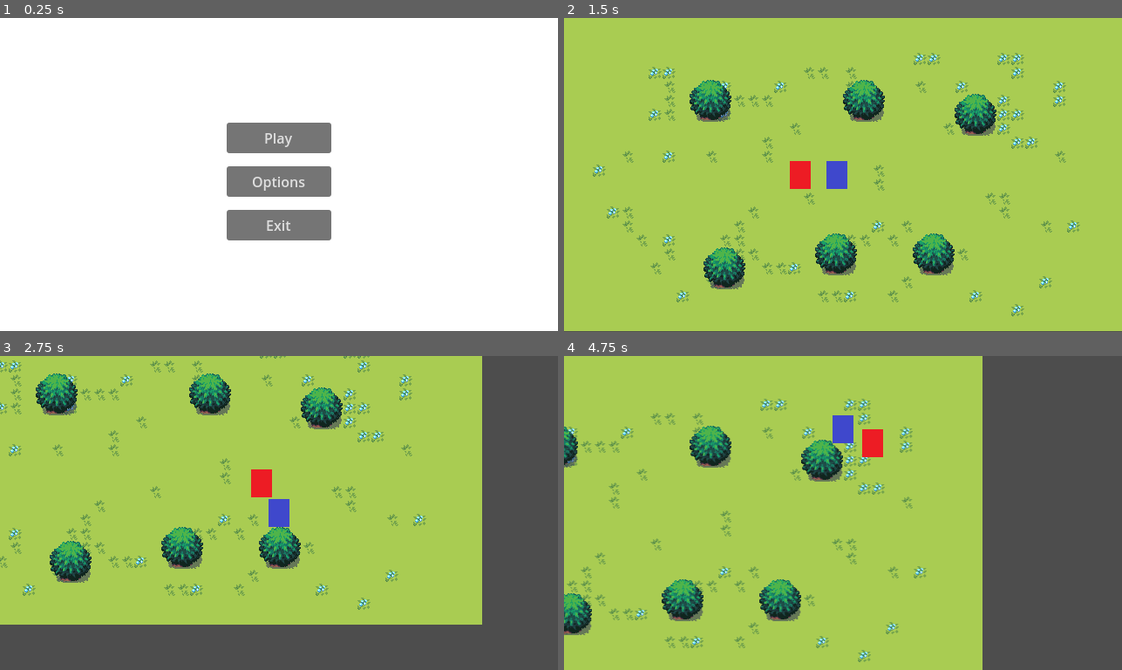
Above: before the commit, frames 1-4 (two rows, left to right).
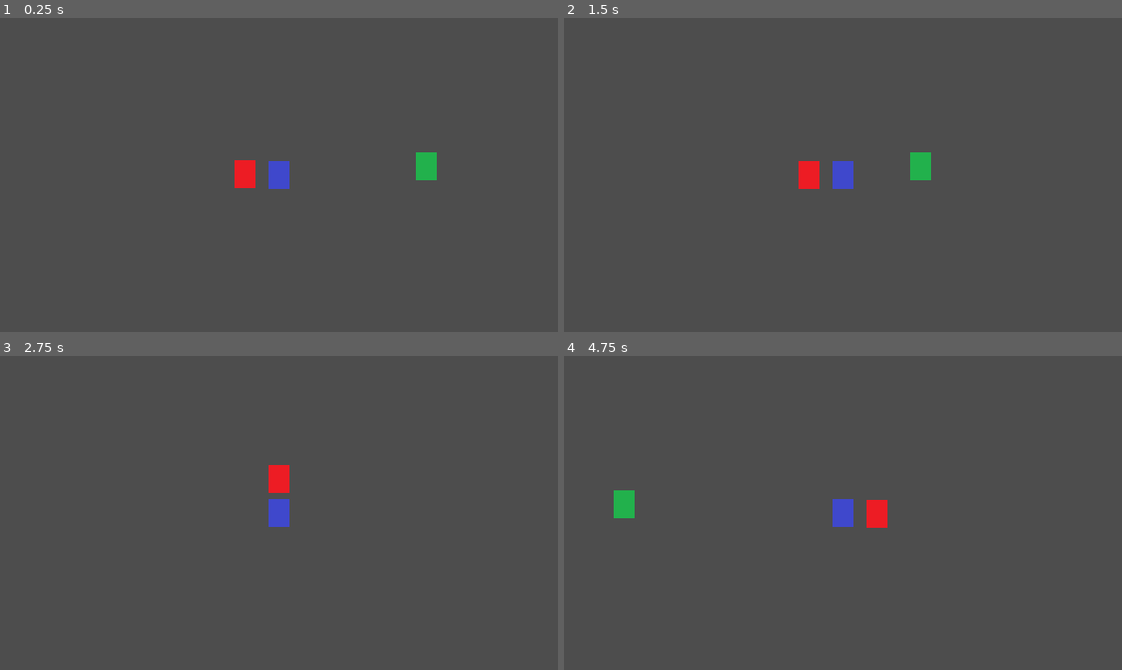
Above: after the commit, the same moments.

Repository: yuval9500/Guido
Game: Godot game, scene res://TestLevel/Scenes/test_NPC.tscn
Two runs of this game, one before a commit and one after it. Both use one fixed random seed, a clock stepped at 60 frames per second and the inputs below. Before the commit the project starts from res://Menu/scenes/menu.tscn.
Inputs (mouse positions are in pixels of both pictures, inside the frame that each line leads up to):
- Up to frame 1 (0.25 s): no input
- Up to frame 2 (1.5 s): click (843, 137) at 0.5 s, where only the run before the commit has a clickable "Play"; tap Enter at 1.25 s; hold Right (right) from 1.28 s (still down); hold E (talk) from 1.28 s (still down)
- Up to frame 3 (2.75 s): release Right (right) at 2.03 s; release E (talk) at 2.03 s; hold Down (down) from 2.03 s (still down); tap E (talk) at 2.1 s
- Up to frame 4 (4.75 s): tap Space at 2.75 s; release Down (down) at 2.78 s; hold Right (right) 2.78-3.53 s; hold E (talk) 2.78-3.53 s; hold Up (up) 3.53-4.28 s; tap E (talk) at 3.6 s; hold Left (left) from 4.28 s (still down); hold E (talk) from 4.28 s (still down)

The runs differ from the first frame. In frame 1, 100% of the frame differs, in the area x 0-100%, y 0-100%; in frame 2, 99%; in frame 3, 74%; in frame 4, 75%.

Commit message:
dialogueUi_V1

Diff:
--- /dev/null
+++ b/DialogueUI/scenes/DialogueUI.tscn
@@ -0,0 +1,82 @@
+[gd_scene load_steps=5 format=3 uid="uid://d0cefv5mkn113"]
+
+[ext_resource type="FontFile" uid="uid://qwrn5esm1jyj" path="res://Fonts/VCR_OSD_MONO_1.001.ttf" id="1_4muq5"]
+[ext_resource type="Script" path="res://DialogueUI/scripts/dialogue_ui.gd" id="1_u0ief"]
+
+[sub_resource type="LabelSettings" id="LabelSettings_alv32"]
+font = ExtResource("1_4muq5")
+font_size = 14
+
+[sub_resource type="LabelSettings" id="LabelSettings_r686y"]
+font = ExtResource("1_4muq5")
+font_size = 14
+
+[node name="DialogueUI" type="Control"]
+layout_mode = 3
+anchors_preset = 15
+anchor_right = 1.0
+anchor_bottom = 1.0
+grow_horizontal = 2
+grow_vertical = 2
+script = ExtResource("1_u0ief")
+
+[node name="nameCon" type="ColorRect" parent="."]
+layout_mode = 1
+anchors_preset = -1
+anchor_top = 0.583333
+anchor_right = 0.223438
+anchor_bottom = 0.663333
+offset_top = 10.0
+offset_bottom = 9.2
+grow_horizontal = 2
+grow_vertical = 2
+color = Color(0.172833, 0.172833, 0.172833, 0.882353)
+metadata/_edit_use_anchors_ = true
+
+[node name="Label" type="Label" parent="nameCon"]
+layout_mode = 1
+anchors_preset = -1
+anchor_left = 0.041958
+anchor_top = 0.0892857
+anchor_right = 0.608392
+anchor_bottom = 0.910714
+text = "Test name"
+label_settings = SubResource("LabelSettings_alv32")
+horizontal_alignment = 1
+vertical_alignment = 1
+metadata/_edit_use_anchors_ = true
+
+[node name="dialogueCon" type="ColorRect" parent="."]
+layout_mode = 1
+anchors_preset = -1
+anchor_left = 0.0015625
+anchor_top = 0.680556
+anchor_right = 1.00156
+anchor_bottom = 0.995222
+offset_left = -1.0
+offset_top = 2.99998
+offset_right = -1.0
+offset_bottom = 4.72
+grow_horizontal = 2
+grow_vertical = 2
+color = Color(0.172833, 0.172833, 0.172833, 0.882353)
+metadata/_edit_use_anchors_ = true
+
+[node name="Label" type="Label" parent="dialogueCon"]
+layout_mode = 1
+anchors_preset = 15
+anchor_right = 1.0
+anchor_bottom = 1.0
+offset_left = 10.0
+offset_top = 5.0
+offset_right = -10.0
+offset_bottom = -5.0
+grow_horizontal = 2
+grow_vertical = 2
+scale = Vector2(1, 1.01709)
+text = "Test Text"
+label_settings = SubResource("LabelSettings_r686y")
+autowrap_mode = 3
+clip_text = true
+text_overrun_behavior = 1
+metadata/_edit_use_anchors_ = true
--- /dev/null
+++ b/DialogueUI/scripts/dialogue_ui.gd
@@ -0,0 +1,6 @@
+extends Control
+
+func startDialogue(nameText ,dialogueText) -> void:
+	self.visible = true
+	$nameCon/Label.text = nameText
+	$dialogueCon/Label.text = dialogueText
--- /dev/null
+++ b/Globals/StoryManager/StoryManager.gd
@@ -0,0 +1 @@
+extends Node
--- a/NPC/Scenes/NPC.tscn
+++ b/NPC/Scenes/NPC.tscn
@@ -1,6 +1,6 @@
 [gd_scene load_steps=4 format=3 uid="uid://ctohr751keohh"]
 
-[ext_resource type="Script" path="res://NPC/Scenes/npc.gd" id="1_31tyr"]
+[ext_resource type="Script" path="res://NPC/Scripts/npc.gd" id="1_31tyr"]
 [ext_resource type="Texture2D" uid="uid://std3tutoij04" path="res://NPC/Sprites/image.png" id="2_c4t24"]
 
 [sub_resource type="CircleShape2D" id="CircleShape2D_0v3t3"]
--- a/NPC/Scenes/npc.gd
+++ /dev/null
@@ -1,18 +0,0 @@
-extends Node2D
-
-var target: Player_Script
-
-func _ready() -> void:
-	target = get_tree().get_root().find_child("Player",true,false)
-
-func _on_area_2d_body_entered(body: Node2D) -> void:
-	print("body entered")
-	if target:
-		target.canInteract = true
-	pass
-
-func _on_area_2d_body_exited(body: Node2D) -> void:
-	print("body exited")
-	if target:
-		target.canInteract = false
-	pass
--- /dev/null
+++ b/NPC/Scripts/npc.gd
@@ -0,0 +1,21 @@
+extends Node2D
+
+var canInteract = false
+
+func _on_area_2d_body_entered(body: Node2D) -> void:
+	print("body entered")
+	canInteract = true
+	pass
+
+func _on_area_2d_body_exited(body: Node2D) -> void:
+	print("body exited")
+	canInteract = false
+	pass
+
+func _input(event: InputEvent) -> void:
+	dialogue(event)
+
+func dialogue(event: InputEvent) -> void:
+	if canInteract and event.is_action_pressed("talk"):
+		$"../Player/DialogueUI".startDialogue("first","second")
+		print("pressed e")
--- a/Player/Scripts/Player_Script.gd
+++ b/Player/Scripts/Player_Script.gd
@@ -6,10 +6,6 @@
 	get:
 		return speed
 
-var canInteract = false:
-	set(value):
-		canInteract = value
-
 func _physics_process(_delta):
 	get_input()
 	move_and_slide()
@@ -17,10 +13,3 @@
 func get_input():
 	var input_direction = Input.get_vector("left", "right", "up", "down")
 	velocity = input_direction * speed
-
-func _input(event: InputEvent) -> void:
-	dialogue(event)
-
-func dialogue(event: InputEvent) -> void:
-	if canInteract and event.is_action_pressed("talk"):
-		print("pressed e")
--- a/StoryManager/scenes/StoryManager.tscn
+++ /dev/null
@@ -1,39 +0,0 @@
-[gd_scene format=3 uid="uid://d0cefv5mkn113"]
-
-[node name="StoryManager" type="Control"]
-layout_mode = 3
-anchors_preset = 15
-anchor_right = 1.0
-anchor_bottom = 1.0
-grow_horizontal = 2
-grow_vertical = 2
-
-[node name="ColorRect" type="ColorRect" parent="."]
-layout_mode = 1
-anchors_preset = -1
-anchor_left = 0.0015625
-anchor_top = 0.680556
-anchor_right = 1.00156
-anchor_bottom = 0.995222
-offset_left = -1.0
-offset_top = -1.52588e-05
-offset_right = -1.0
-offset_bottom = 358.72
-grow_horizontal = 2
-grow_vertical = 2
-scale = Vector2(1, 0.24)
-color = Color(0.172833, 0.172833, 0.172833, 0.882353)
-metadata/_edit_use_anchors_ = true
-
-[node name="ColorRect2" type="ColorRect" parent="."]
-layout_mode = 1
-anchors_preset = -1
-anchor_top = 0.583333
-anchor_right = 0.223438
-anchor_bottom = 0.663333
-offset_bottom = 91.2
-grow_horizontal = 2
-grow_vertical = 2
-scale = Vector2(1, 0.24)
-color = Color(0.172833, 0.172833, 0.172833, 0.882353)
-metadata/_edit_use_anchors_ = true
--- a/TestLevel/Scenes/test_NPC.tscn
+++ b/TestLevel/Scenes/test_NPC.tscn
@@ -1,12 +1,27 @@
-[gd_scene load_steps=3 format=3 uid="uid://chfv303u8mjuy"]
+[gd_scene load_steps=5 format=3 uid="uid://chfv303u8mjuy"]
 
+[ext_resource type="PackedScene" uid="uid://ctohr751keohh" path="res://NPC/Scenes/NPC.tscn" id="1_e1fxr"]
 [ext_resource type="PackedScene" uid="uid://cjal7htsu6nmm" path="res://Player/Scenes/player.tscn" id="1_kpts8"]
+[ext_resource type="PackedScene" uid="uid://d0cefv5mkn113" path="res://DialogueUI/scenes/DialogueUI.tscn" id="1_ldllg"]
 [ext_resource type="PackedScene" uid="uid://b8vyq8toh8r5q" path="res://Player/Scenes/companion.tscn" id="2_yceyv"]
 
 [node name="TestLevel" type="Node2D"]
 
+[node name="Npc" parent="." instance=ExtResource("1_e1fxr")]
+position = Vector2(442, 179)
+
 [node name="Player" parent="." instance=ExtResource("1_kpts8")]
 position = Vector2(273, 189)
+speed = 400
+
+[node name="Camera2D" type="Camera2D" parent="Player"]
+
+[node name="DialogueUI" parent="Player/Camera2D" instance=ExtResource("1_ldllg")]
+visible = false
+offset_left = -322.0
+offset_top = -180.0
+offset_right = 322.0
+offset_bottom = 179.0
 
 [node name="Companion" parent="." instance=ExtResource("2_yceyv")]
 position = Vector2(174, 186)
--- a/project.godot
+++ b/project.godot
@@ -11,9 +11,13 @@
 [application]
 
 config/name="Guido"
-run/main_scene="res://Menu/scenes/menu.tscn"
+run/main_scene="res://TestLevel/Scenes/test_NPC.tscn"
 config/features=PackedStringArray("4.3", "Mobile")
 config/icon="res://icon.svg"
+
+[autoload]
+
+StoryManager="*res://Globals/StoryManager/StoryManager.gd"
 
 [display]
 
Binary file added: Fonts/VCR_OSD_MONO_1.001.ttf
Not shown, added: Fonts/VCR_OSD_MONO_1.001.ttf.import
